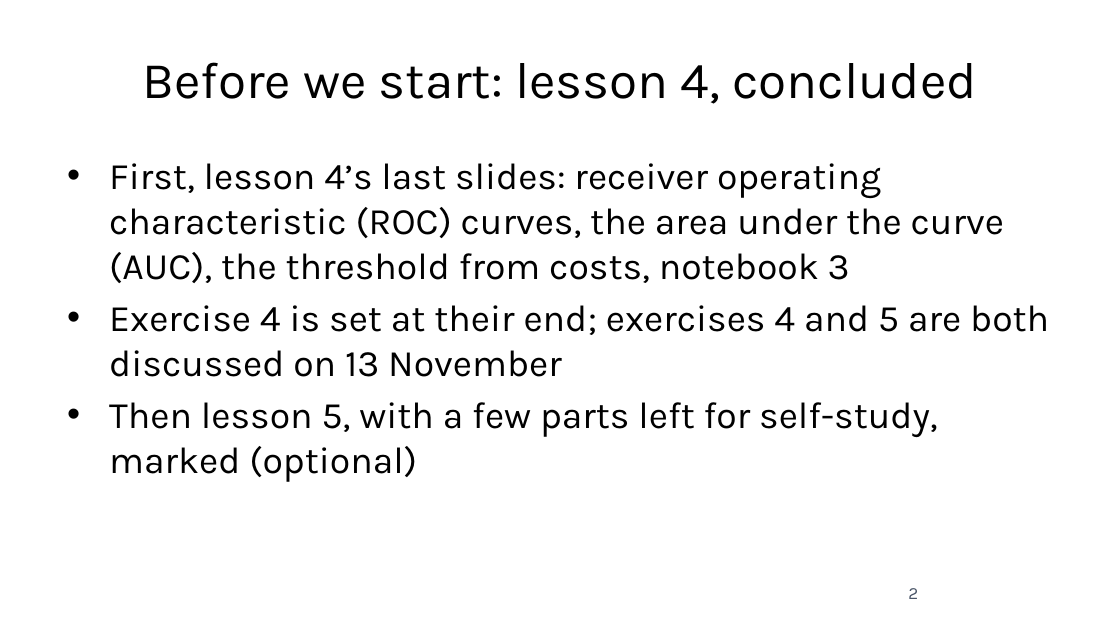
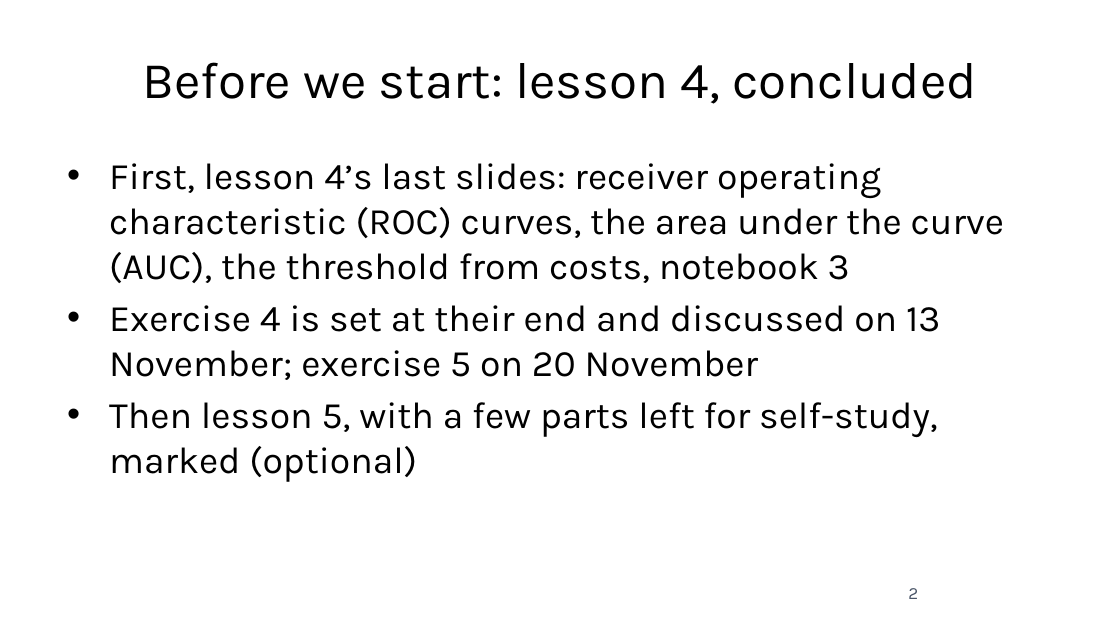
Before and after one commit to fabioantonini/technologies-for-artificial-intelligence, a slide deck: slide 2 of Lessons/05_experimental_methodology/Slides/experimental_methodology_slides.pptx. Drawn at 1120x630 pixels with LibreOffice and Linux fonts; fonts in the diff are those of the drawing; background and template pictures are left out. Boxes give left, top, right and bottom in pixels: in the first picture for what was removed or moved away, otherwise in the second. Text is boxed around its words. In the diff, an @@ line names an element or a change of style, - is before the commit and + after.

```diff
--- a/Lessons/05_experimental_methodology/Slides/experimental_methodology_slides.pptx
+++ b/Lessons/05_experimental_methodology/Slides/experimental_methodology_slides.pptx
@@ text at <box>109,305,940,380</box>: text changed @@
-• Exercise 4 is set at their end; exercises 4 and 5 are both discussed on 13 November
+• Exercise 4 is set at their end and discussed on 13 November; exercise 5 on 20 November
```
Also in this commit, not shown: 1 other slide changed, 10 other files.
